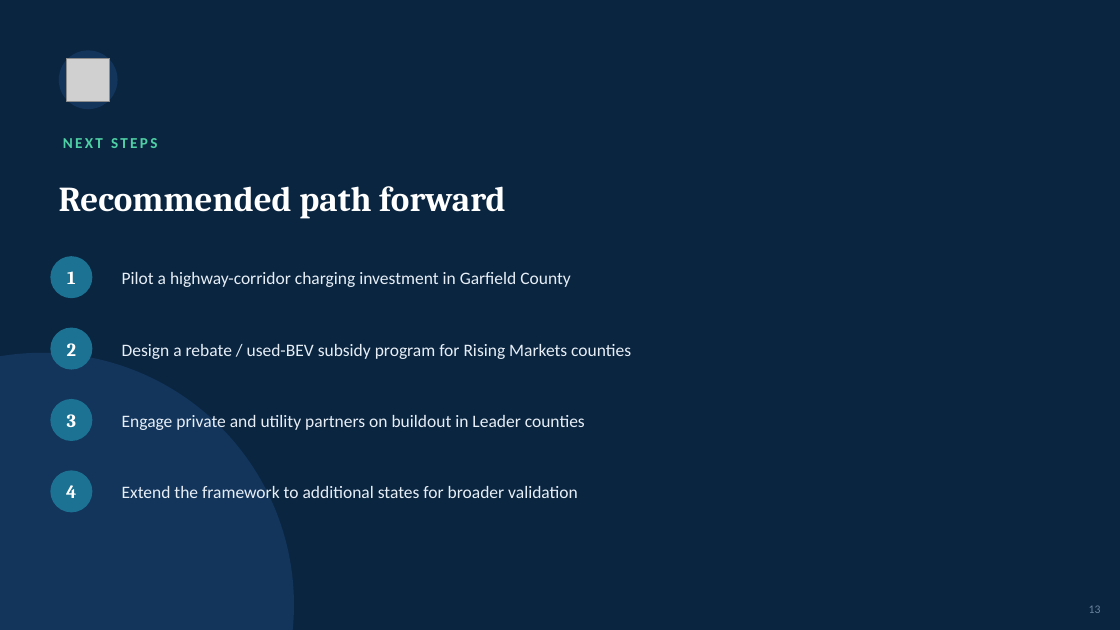
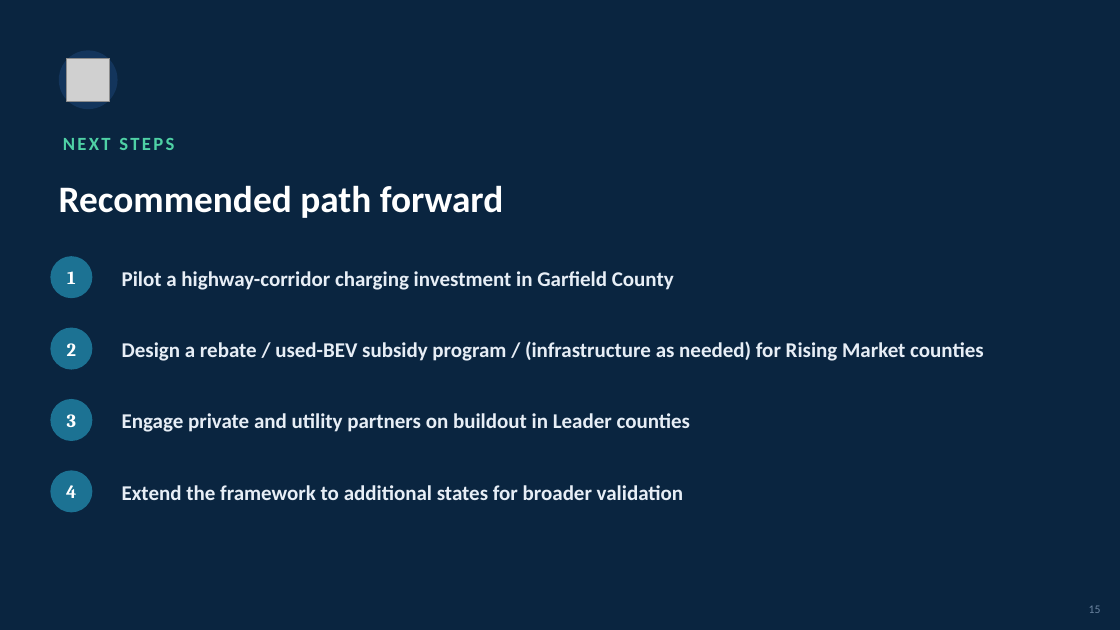
Before and after one commit to gawandesailee-lab/learndsp, a slide deck: slide 15 of Data Science Capstone 3 Project/reports/EV_Adoption_Executive_Briefing.pptx (slide 13 before the commit). Drawn at 1120x630 pixels with LibreOffice and Linux fonts; fonts in the diff are those of the drawing; grey boxes stand for pictures. Boxes give left, top, right and bottom in pixels: in the first picture for what was removed or moved away, otherwise in the second. Text is boxed around its words. In the diff, an @@ line names an element or a change of style, - is before the commit and + after.

```diff
--- a/Data Science Capstone 3 Project/reports/EV_Adoption_Executive_Briefing.pptx
+++ b/Data Science Capstone 3 Project/reports/EV_Adoption_Executive_Briefing.pptx
@@ text "NEXT STEPS" at [63,138,174,150]: size 13 to 16 pt @@
@@ text "Recommended path forward" at [59,185,503,218]: size 30 to 32 pt, font Cambria to Calibri @@
@@ ellipse removed at [0,353,294,630] @@
@@ text at [122,341,983,361]: text changed; size 15 to 18 pt; bold on @@
-Design a rebate / used-BEV subsidy program for Rising Markets counties
+Design a rebate / used-BEV subsidy program / (infrastructure as needed) for Rising Market counties
@@ size 15 to 18 pt, bold on in 3 elements at [122,271,674,290], [122,413,690,432], [122,485,684,500] @@
```
Also in this commit, not shown: 13 other slides changed, 2 slides added.
